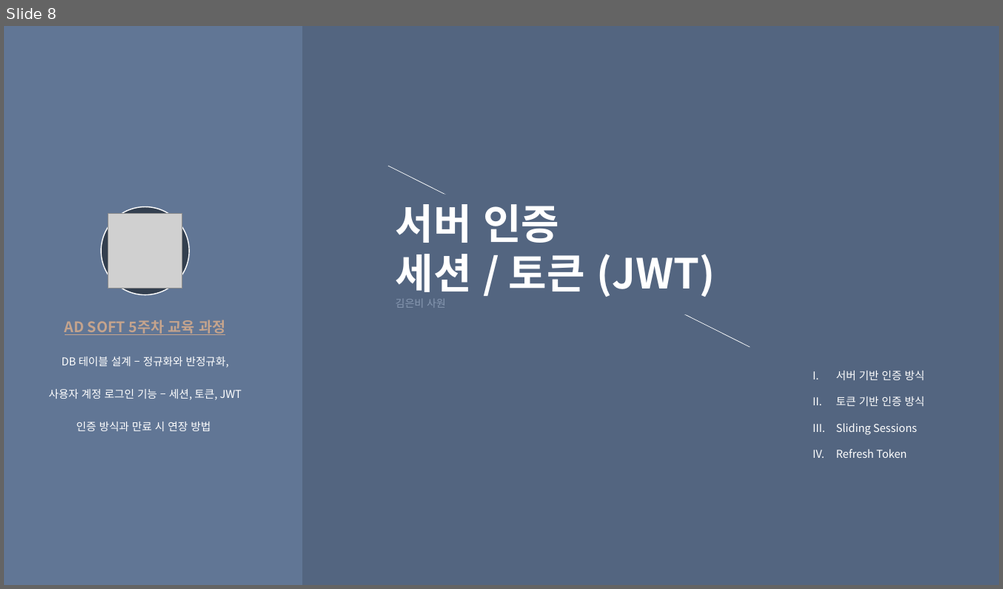
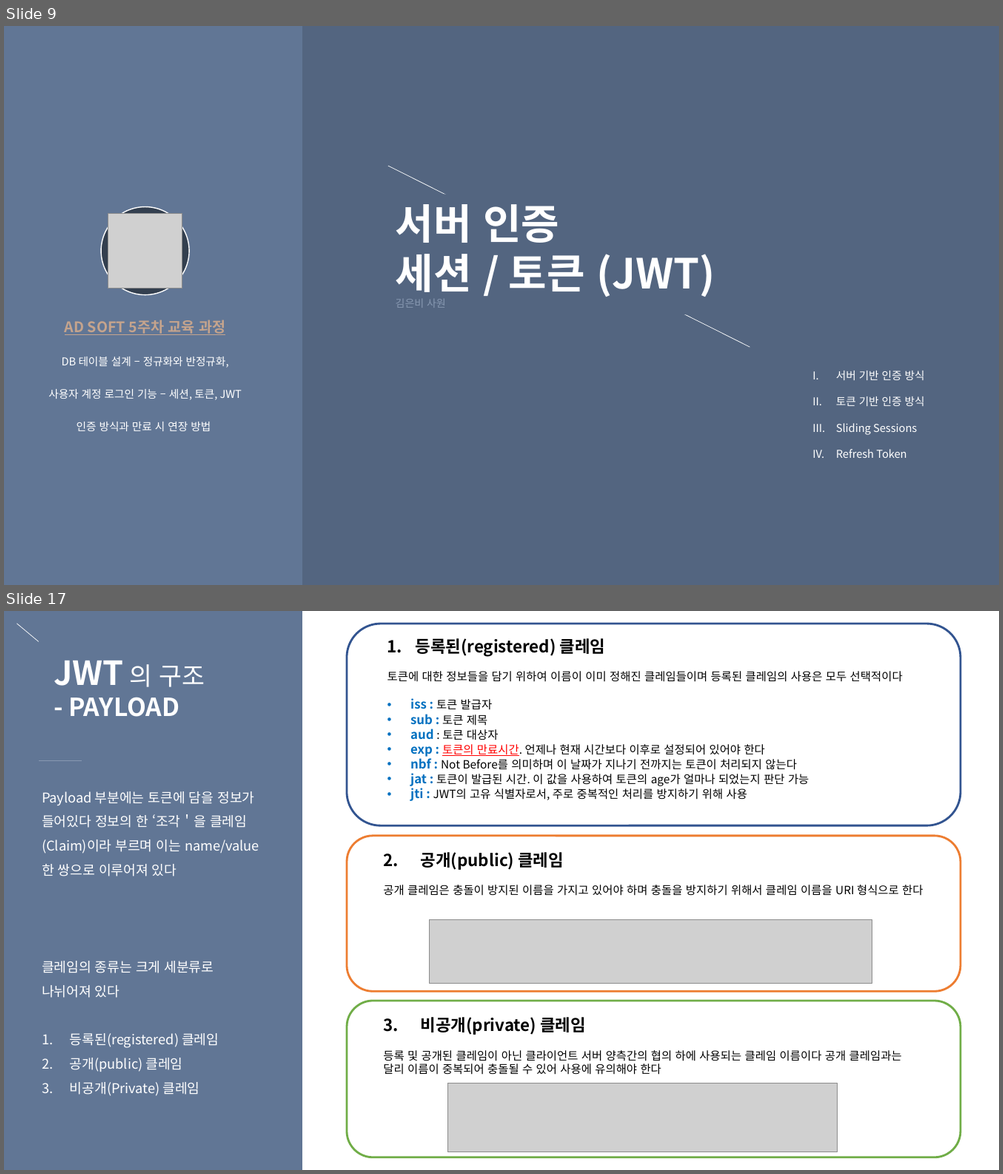
Before and after one commit to eunbee-kim/dmsql1471, a slide deck: 교육/5주차_DB정규화_반정규화_서버인증_세션과쿠키.pptx. Shown one above the other, each under a label of ours: slide 8 before the commit, slides 9 and 17 after it; the slides between them are not shown. The pictures are 1003x589 and 1003x1174 pixels, drawn with LibreOffice and Linux fonts; fonts in the diff are those of the drawing; grey boxes stand for pictures. Boxes give left, top, right and bottom in pixels: in the first picture for what was removed or moved away, otherwise in the second. Text is boxed around its words. In the diff, an @@ line names an element or a change of style, - is before the commit and + after.

```diff
--- a/교육/5주차_DB정규화_반정규화_서버인증_세션과쿠키.pptx
+++ b/교육/5주차_DB정규화_반정규화_서버인증_세션과쿠키.pptx
@@ slide 17 added at <box>4,611,999,1170</box>, background gradient #617695 to #536580 @@
@@ line added from (17, 624) to (38, 641), #FFFFFF 0.5 pt @@
@@ rectangle added at <box>302,611,999,1170</box>, fill #FFFFFF @@
@@ rounded rectangle added at <box>347,624,960,826</box>, outline #325491 2 pt @@
@@ text added at <box>387,638,902,801</box>, 11 pt, text #000000 @@
+1. 등록된(registered) 클레임
+토큰에 대한 정보들을 담기 위하여 이름이 이미 정해진 클레임들이며 등록된 클레임의 사용은 모두 선택적이다
+• iss : 토큰 발급자
+• sub : 토큰 제목
+• aud : 토큰 대상자
+• exp : 토큰의 만료시간. 언제나 현재 시간보다 이후로 설정되어 있어야 한다
+• nbf : Not Before를 의미하며 이 날짜가 지나기 전까지는 토큰이 처리되지 않는다
+• jat : 토큰이 발급된 시간. 이 값을 사용하여 토큰의 age가 얼마나 되었는지 판단 가능
+• jti : JWT의 고유 식별자로서, 주로 중복적인 처리를 방지하기 위해 사용
@@ text added at <box>54,661,205,717</box>, 24 pt, text #FFFFFF, bold @@
+JWT 의 구조
+- PAYLOAD
@@ line added from (38, 761) to (82, 761), #8899B2 0.5 pt @@
@@ text added at <box>42,792,259,1096</box>, 13 pt, text #FFFFFF @@
+Payload 부분에는 토큰에 담을 정보가 들어있다 정보의 한 ‘조각＇을 클레임(Claim)이라 부르며 이는 name/value한 쌍으로 이루어져 있다
+클레임의 종류는 크게 세분류로 나뉘어져 있다
+1. 등록된(registered) 클레임
+2. 공개(public) 클레임
+3. 비공개(Private) 클레임
@@ rounded rectangle added at <box>347,836,960,992</box>, outline #ED7D31 2 pt @@
@@ text added at <box>383,852,922,896</box>, 11 pt, text #000000 @@
+2. 공개(public) 클레임
+공개 클레임은 충돌이 방지된 이름을 가지고 있어야 하며 충돌을 방지하기 위해서 클레임 이름을 URI 형식으로 한다
@@ picture added at <box>430,920,872,984</box> @@
@@ rounded rectangle added at <box>347,1001,960,1158</box>, outline #70AD47 2 pt @@
@@ text added at <box>383,1017,902,1075</box>, 11 pt, text #000000 @@
+3. 비공개(private) 클레임
+등록 및 공개된 클레임이 아닌 클라이언트 서버 양측간의 협의 하에 사용되는 클레임 이름이다 공개 클레임과는 달리 이름이 중복되어 충돌될 수 있어 사용에 유의해야 한다
@@ picture added at <box>447,1083,837,1153</box> @@
@@ what was slide 8 is now slide 9 @@
```
Also in this commit, not shown: 3 slides changed, 9 other slides added, 1 other file.
